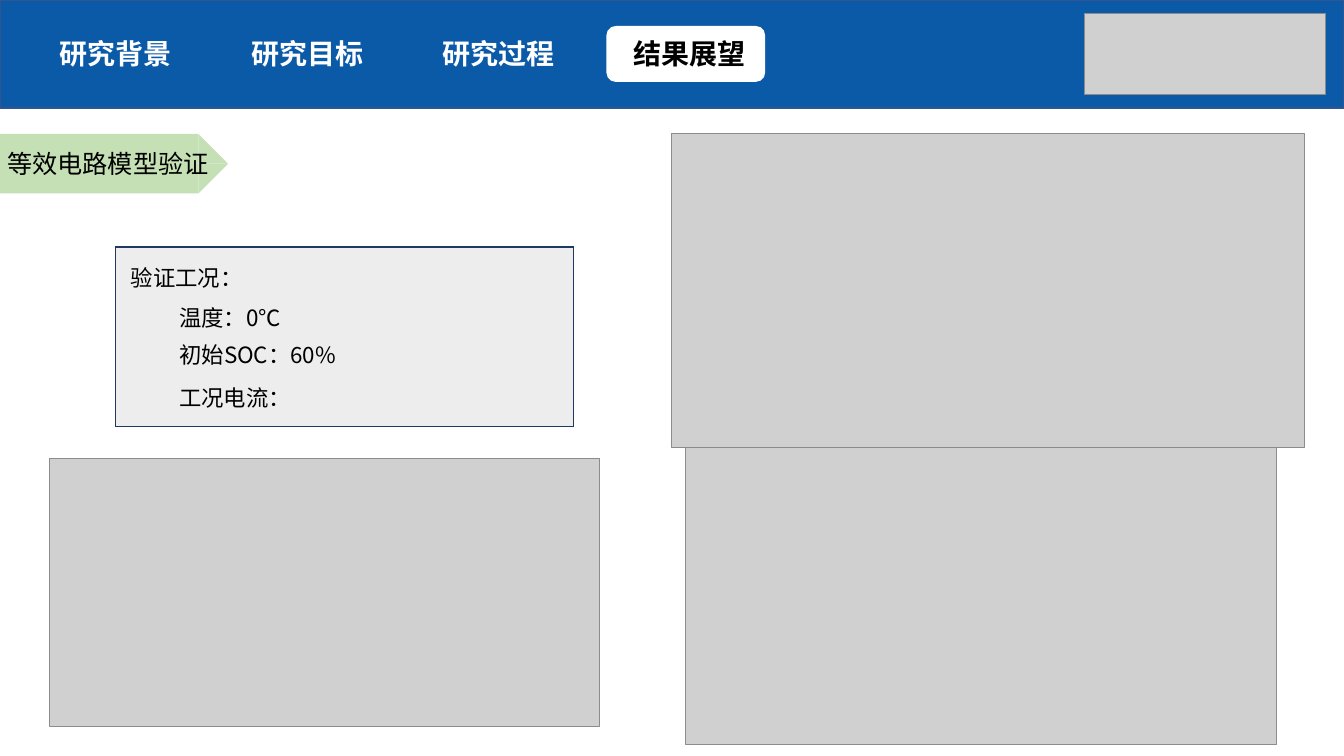
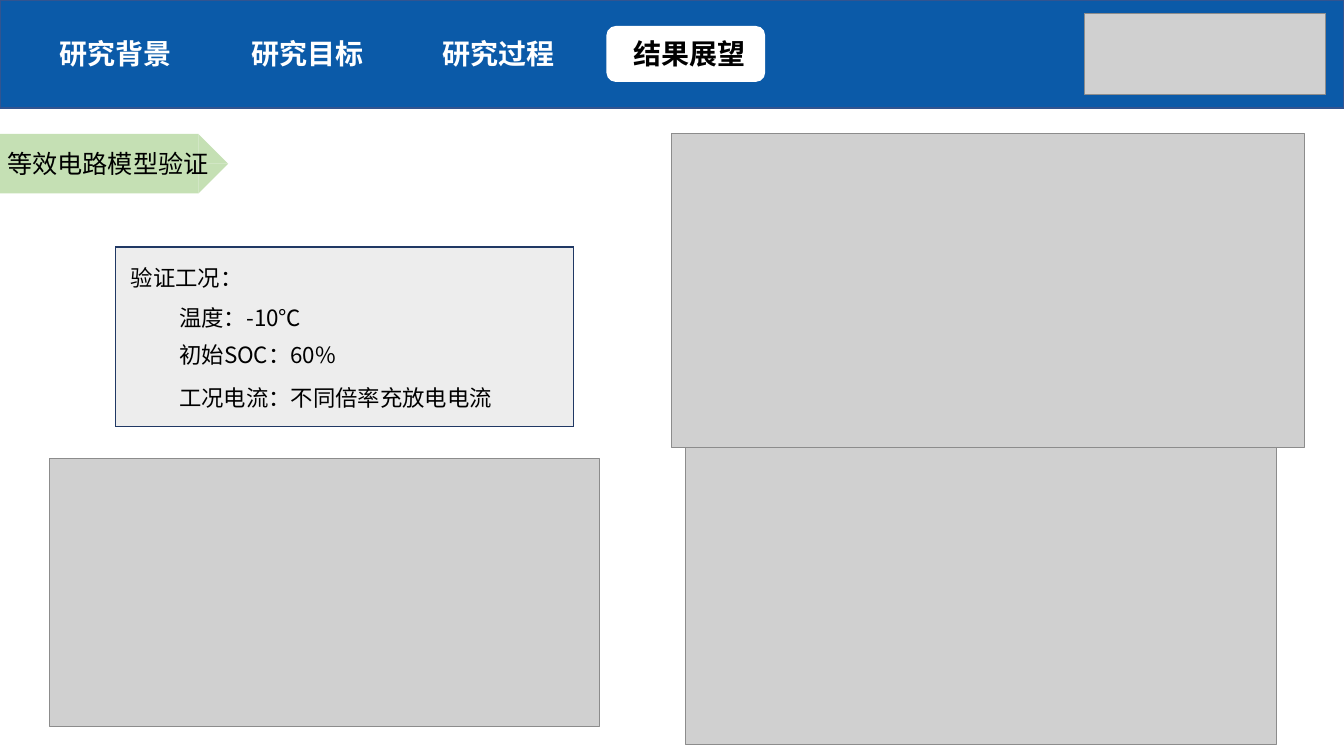
Before and after one commit to SudaSoda/Graduation-Design, a slide deck: slide 16 of Output/毕设答辩_赵杰_1452047.pptx. Drawn at 1344x756 pixels with LibreOffice and Linux fonts; fonts in the diff are those of the drawing; grey boxes stand for pictures. Boxes give left, top, right and bottom in pixels: in the first picture for what was removed or moved away, otherwise in the second. Text is boxed around its words. In the diff, an @@ line names an element or a change of style, - is before the commit and + after.

```diff
--- a/Output/毕设答辩_赵杰_1452047.pptx
+++ b/Output/毕设答辩_赵杰_1452047.pptx
@@ text at (179, 307, 301, 328): text changed @@
-温度：0℃
+温度：-10℃
@@ text at (179, 387, 491, 408): text changed @@
-工况电流：
+工况电流：不同倍率充放电电流
```
Also in this commit, not shown: 10 other slides changed, 16 other files.
